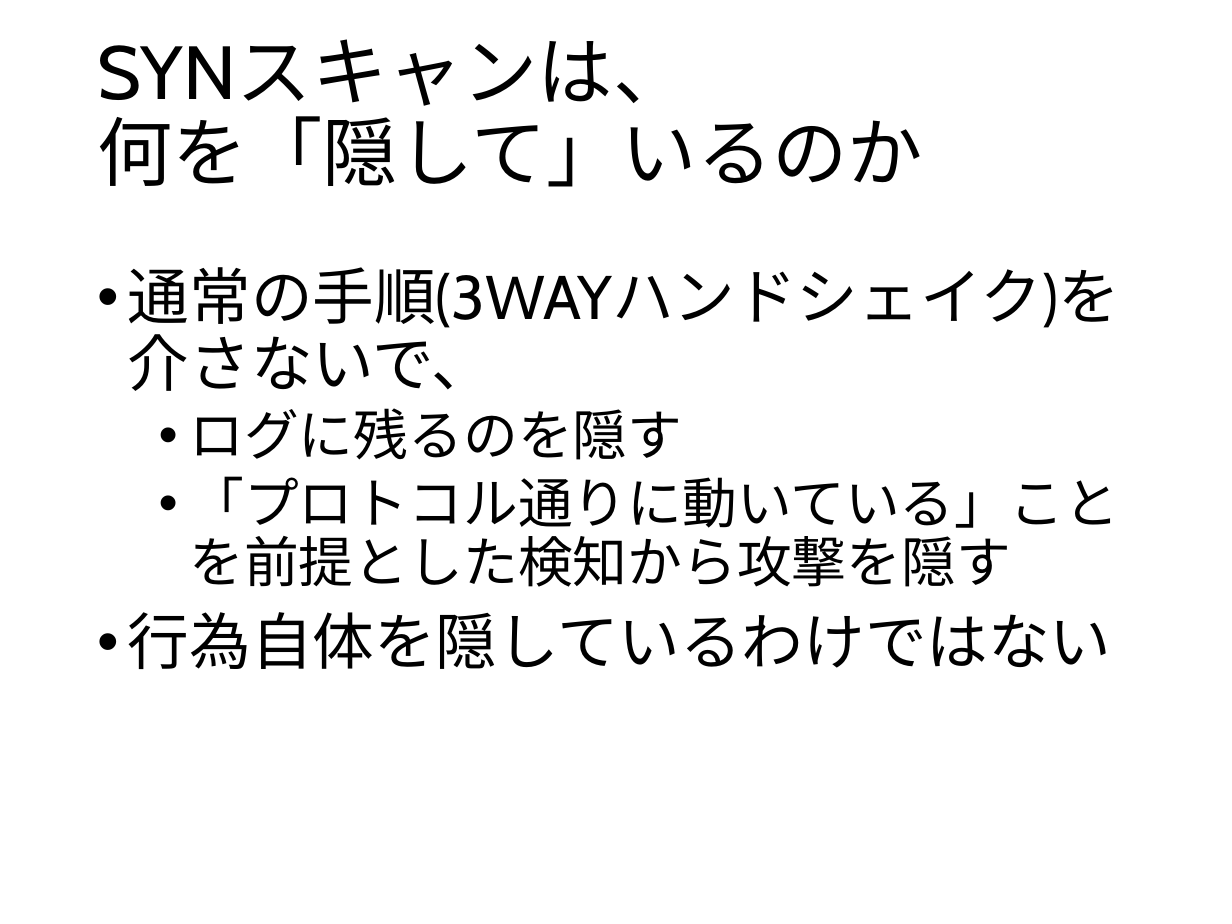
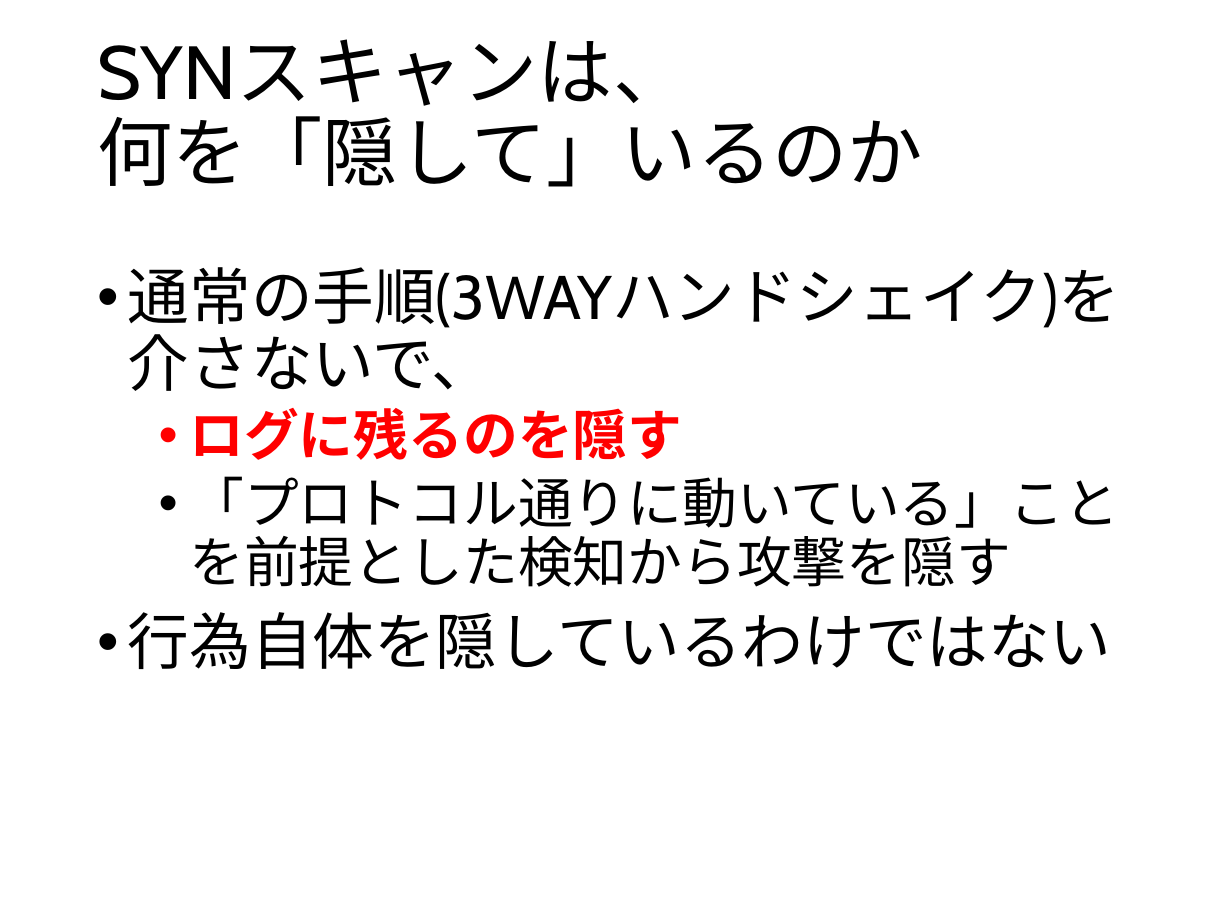
Before and after one commit to ozuma/sumida_sec, a slide deck: slide 8 of 2015-no.2/ppt/00_ozuma.pptx (slide 10 before the commit). Drawn at 1232x924 pixels with LibreOffice and Linux fonts; fonts in the diff are those of the drawing. Boxes give left, top, right and bottom in pixels: in the first picture for what was removed or moved away, otherwise in the second. Text is boxed around its words. In the diff, an @@ line names an element or a change of style, - is before the commit and + after.

```diff
--- a/2015-no.2/ppt/00_ozuma.pptx
+++ b/2015-no.2/ppt/00_ozuma.pptx
@@ text at [189, 408, 682, 460]: text colour #000000 to #FF0000, bold on in "ログに残るのを隠す" @@
```
Also in this commit, not shown: 3 other slides changed, 2 other files.
